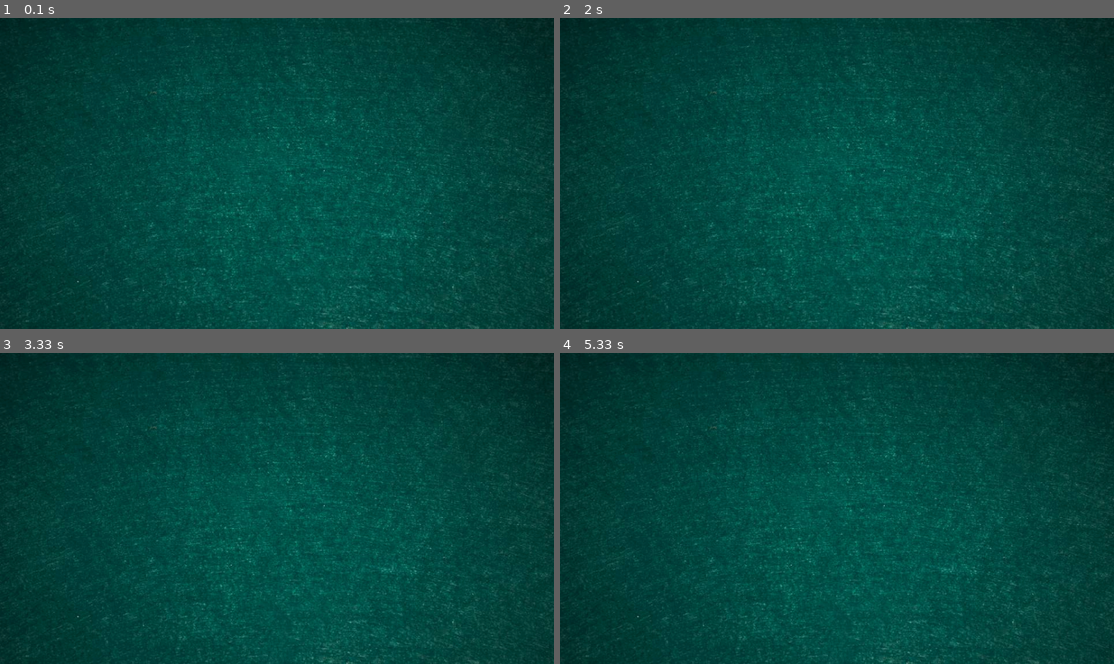
Above: before the commit, frames 1-4 (two rows, left to right).
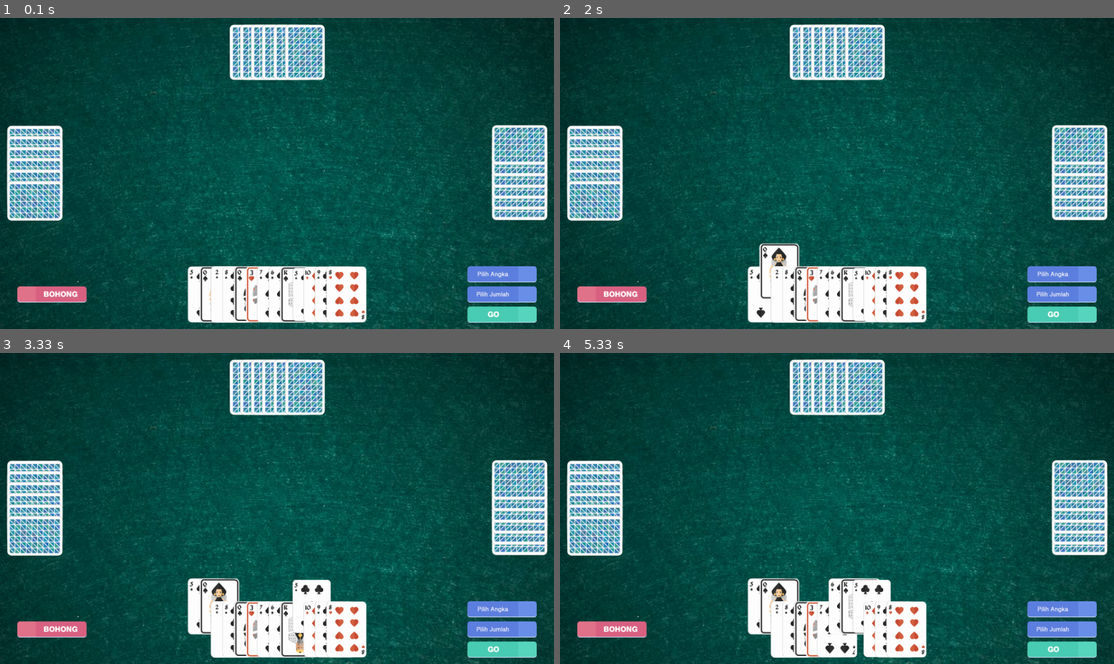
Above: after the commit, the same moments.

Repository: nurlitadf/Progjar-Kartu-Bohong
Game: pygame game, started from game-pygame.py
Same seed, same stepped clock (60 frames per second), same inputs: the game is played once before the commit and once after it.
Inputs (mouse positions are in pixels of both pictures, inside the frame that each line leads up to):
- Up to frame 1 (0.1 s): no input
- Up to frame 2 (2 s): click (753, 285) at 0.38 s; click (753, 260) at 0.72 s; click (764, 285) at 1.05 s; click (764, 260) at 1.38 s; click (764, 282) at 1.72 s
- Up to frame 3 (3.33 s): click (299, 620) at 2.05 s; click (193, 620) at 2.38 s; click (254, 617) at 2.72 s; click (249, 595) at 3.05 s
- Up to frame 4 (5.33 s): click (842, 611) at 3.38 s; press the mouse at (892, 620) at 3.7 s; move the mouse to (881, 614) at 3.8 s; release the mouse at (875, 608) at 3.93 s; click (870, 595) at 4.05 s; click (776, 620) at 4.38 s; click (776, 595) at 4.72 s; click (837, 620) at 5.05 s

The runs differ from the first frame. In frame 1, 18% of the frame differs, in the area x 1-99%, y 1-99%; in frame 2, 18%; in frame 3, 19%; in frame 4, 19%.

Commit message:
sementara gini dulu asetnya dah ya, nanti diganti yang bagus

Diff:
--- a/game-pygame.py
+++ b/game-pygame.py
@@ -1,21 +1,116 @@
+import os
+import random
+
 import pygame
 from pygame.locals import *
 
+
+class Card(object):
+    def __init__(self, path, x, y):
+        self.image = pygame.image.load(path).convert_alpha()
+        self.path = path
+        self.num = path.split('-')[0]
+
+        self.rect = self.image.get_rect()
+        self.rect.x = x
+        self.rect.y = y
+
+        self.status = 0 #0 tidak aktif, 1 aktif (naik ke atas), 2 dipilih buat ditaruh di tengah
+
+    def draw(self):
+        screen.blit(self.image, (self.rect.x, self.rect.y))
+
+    def move(self, speedx, speedy):
+        self.rect.x += speedx
+        self.rect.y += speedy
+
+    def card_clicked(self):
+        mouse_x = pygame.mouse.get_pos()[0]
+        mouse_y = pygame.mouse.get_pos()[1]
+
+        if (mouse_x >= self.rect.x + 15) & (mouse_x <= self.rect.x + 30):
+            if (mouse_y >= self.rect.y + 15) & (mouse_y <= self.rect.y + 70):
+                if self.status == 0:
+                    self.move(0, -40)
+                    self.status = 1
+                elif self.status == 1 :
+                    self.move(0, 40)
+                    self.status = 0
+
+
+def start_draw_position(n_cards):
+    return (960 - 20*(n_cards-1) -90)/2 , 20
 
 pygame.init()
 screen = pygame.display.set_mode((960, 540))
 
 background = pygame.image.load("assets/bg.jpg")
 
+kartu_kiri = pygame.image.load("assets/kiri.png")
+kartu_kanan = pygame.image.load("assets/kanan.png")
+kartu_atas = pygame.image.load("assets/atas.png")
+
+pilih_angka = pygame.image.load("assets/pilihangka.png")
+pilih_jumlah = pygame.image.load("assets/pilihjumlah.png")
+go_button = pygame.image.load("assets/go.png")
+bohong_button = pygame.image.load("assets/bohong.png")
+
+path = "assets/card"
+list_path = [os.path.join(path, f) for f in os.listdir(path)]
+
+#pilih 13 card random
+paths = random.sample(list_path, 13)
+my_cards = []
+
+if len(paths) <= 26:
+    x_start, space = start_draw_position(len(paths))
+    hit = 0
+
+    for p in paths:
+        my_cards.append(Card(p, x_start + space*hit, 420))
+        hit+=1
+else:
+    x_start, space = start_draw_position(len(paths) - 26)
+    hit = 0
+
+    for i in range(len(paths) - 26):
+        my_cards.append(Card(paths[i], x_start + space*hit, 390))
+        hit+=1
+
+    x_start, space = start_draw_position(26)
+    hit = 0
+
+    for i in range(len(paths) - 26, len(paths)):
+        my_cards.append(Card(paths[i], x_start + space*hit, 450))
+        hit+=1
+
+
 while(True):
     screen.fill(0)
 
-    #draw the background
+    #draw the background & cards
     screen.blit(background, (0, 0))
+    screen.blit(kartu_atas, (390, 0))
+    screen.blit(kartu_kiri, (0, 180))
+    screen.blit(kartu_kanan, (840, 180))
+
+    #draw the button
+    screen.blit(pilih_angka, (810, 430))
+    screen.blit(pilih_jumlah, (810, 465))
+    screen.blit(go_button, (810, 500))
+    screen.blit(bohong_button, (30, 465))
+
+    for card in my_cards:
+        card.draw()
 
     pygame.display.flip()
 
     for event in pygame.event.get():
+        if event.type == pygame.MOUSEBUTTONUP:
+            for c in my_cards:
+                c.card_clicked()
+
+
         if event.type == pygame.QUIT:
             pygame.quit()
             exit(0)
Binary file added: assets/atas.png
Binary file added: assets/bohong.png
Binary file added: assets/card/10-1.png
Binary file added: assets/card/10-2.png
Binary file added: assets/card/10-3.png
Binary file added: assets/card/10-4.png
Binary file added: assets/card/2-1.png
Binary file added: assets/card/2-2.png
Binary file added: assets/card/2-3.png
Binary file added: assets/card/2-4.png
Binary file added: assets/card/3-1.png
Binary file added: assets/card/3-2.png
(and 48 more such lines)
